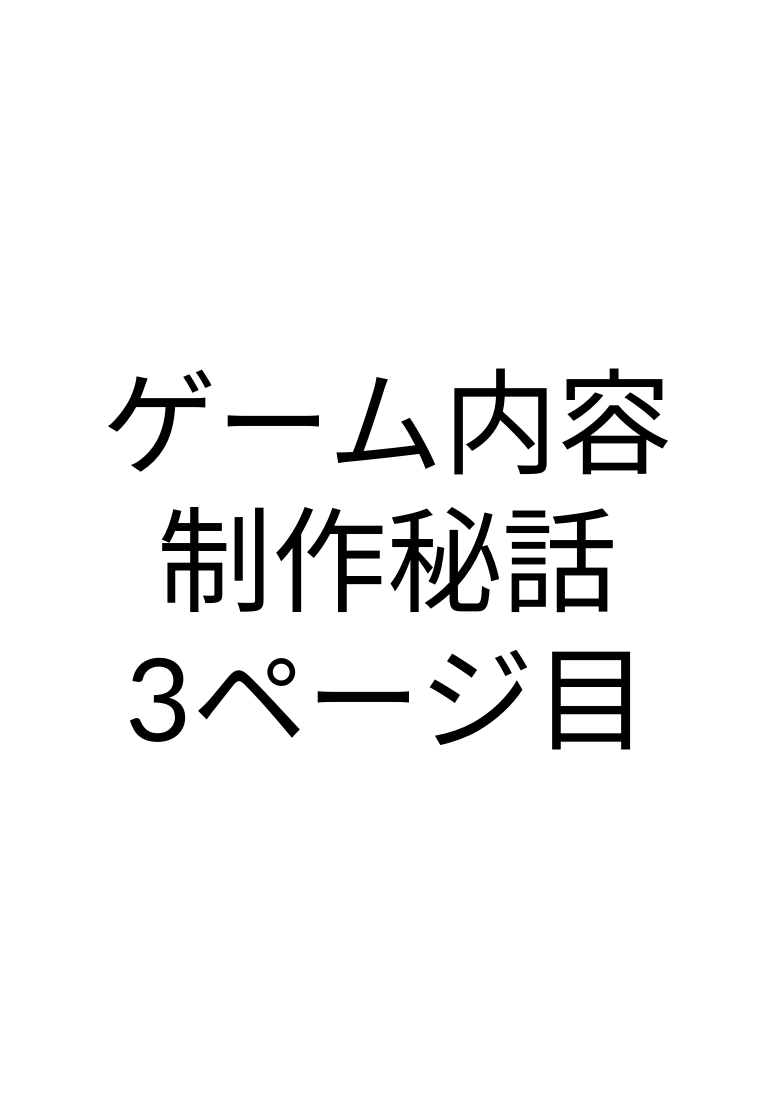
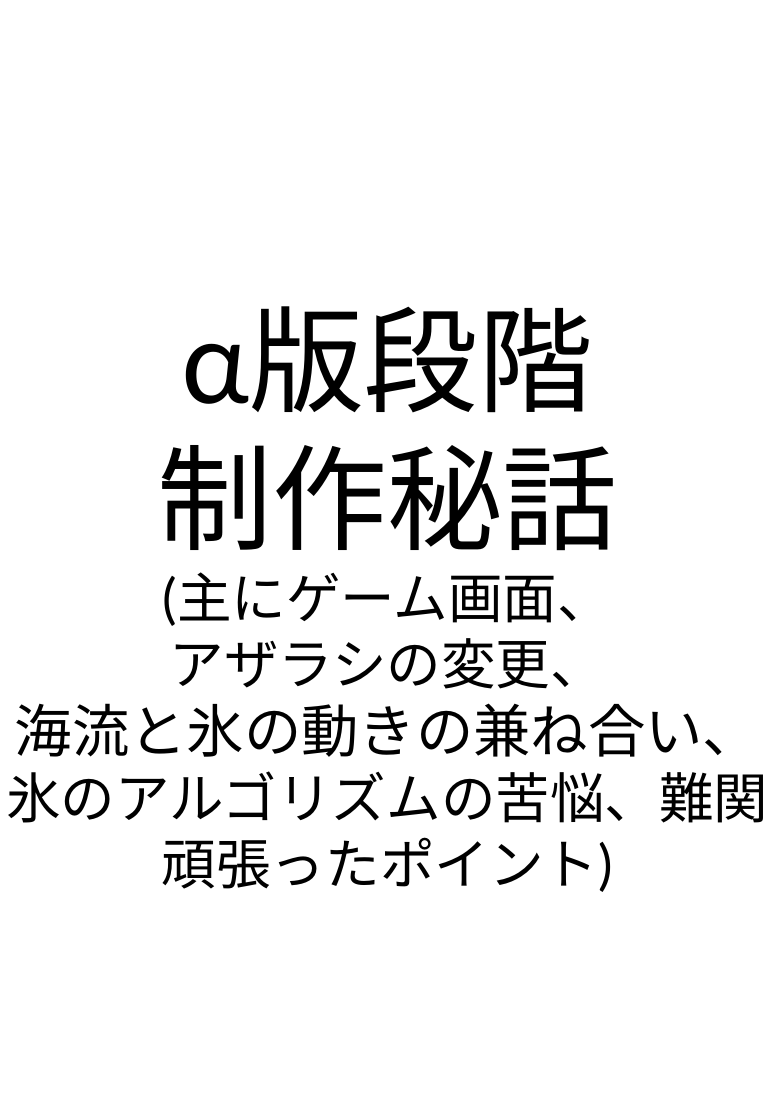
Before and after one commit to RitsukiObara/GraduationTeam, a slide deck: slide 6 of 07_Archive/Archive.pptx. Drawn at 775x1120 pixels with LibreOffice and Linux fonts; fonts in the diff are those of the drawing. Boxes give left, top, right and bottom in pixels: in the first picture for what was removed or moved away, otherwise in the second. Text is boxed around its words. In the diff, an @@ line names an element or a change of style, - is before the commit and + after.

```diff
--- a/07_Archive/Archive.pptx
+++ b/07_Archive/Archive.pptx
@@ text "α版段階": place and size @@
-text "α版段階" at bbox=[102, 368, 673, 750]
+text "α版段階" at bbox=[6, 306, 768, 892]
@@ text at bbox=[181, 306, 593, 413]: text changed @@
-ゲーム内容
+α版段階
@@ text at bbox=[6, 572, 768, 892]: text changed; size 80 to 38 pt @@
-3ページ目
+(主にゲーム画面、
+アザラシの変更、
+海流と氷の動きの兼ね合い、
+氷のアルゴリズムの苦悩、難関
+頑張ったポイント)
```
Also in this commit, not shown: 5 other slides changed, 2 slides added, 2 slides removed.
